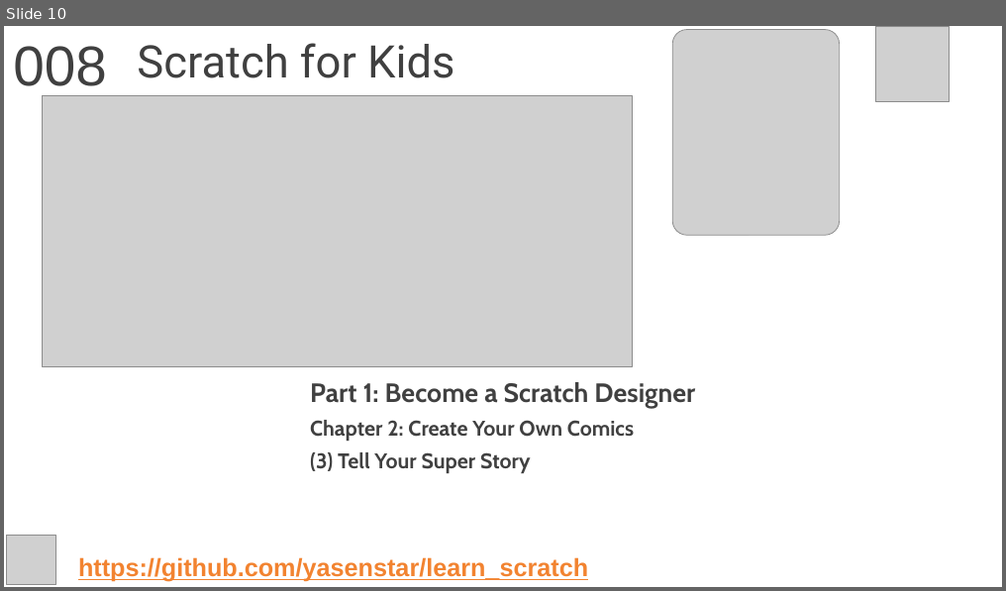
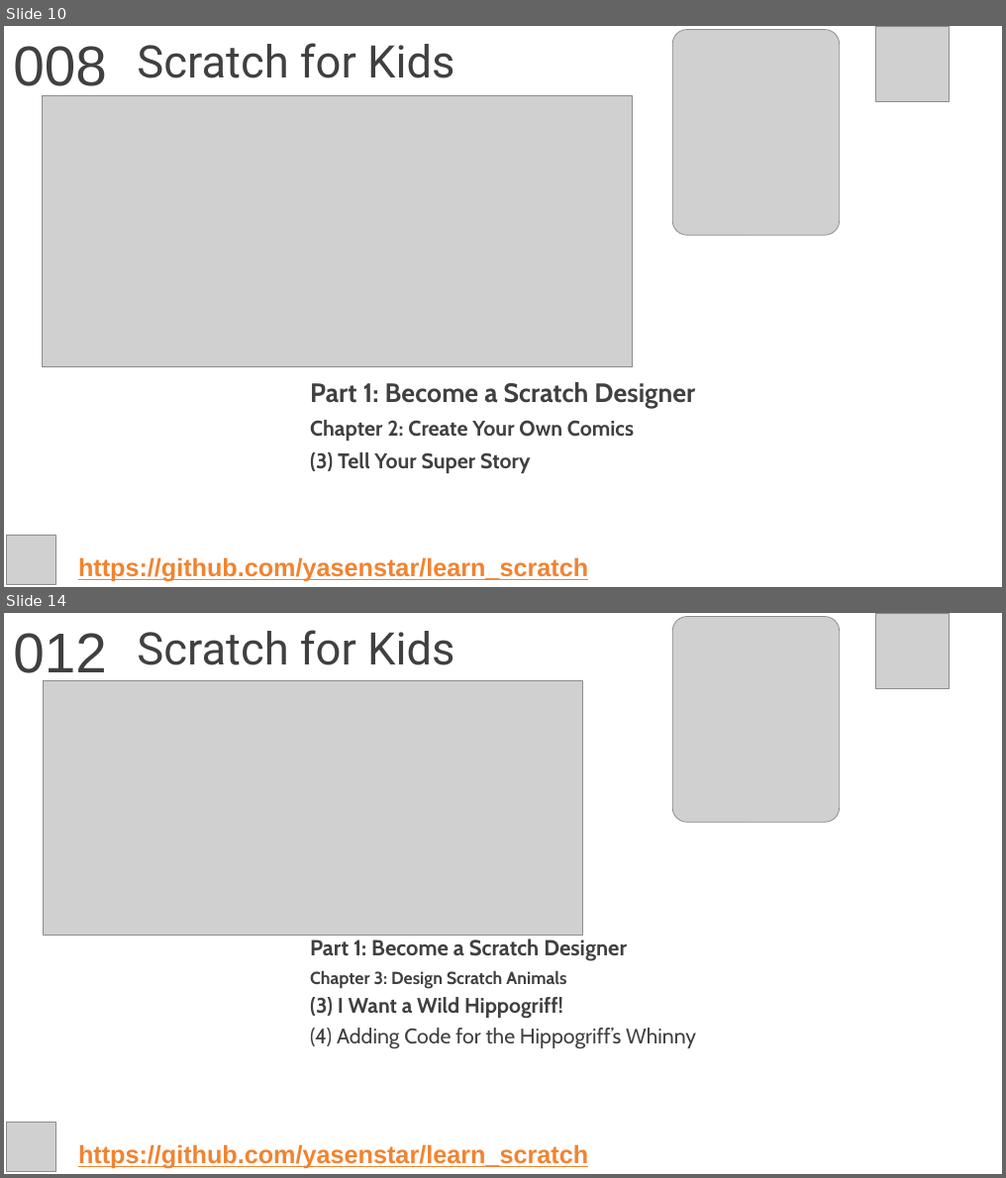
Before and after one commit to yasenstar/learn_scratch, a slide deck: scratch4kids/Scratch4Kids.pptx. Shown one above the other, each under a label of ours: slide 10 before the commit, slides 10 and 14 after it; the slides between them are not shown. The pictures are 1006x591 and 1006x1178 pixels, drawn with LibreOffice and Linux fonts; fonts in the diff are those of the drawing; grey boxes stand for pictures; background and template pictures are left out. Boxes give left, top, right and bottom in pixels: in the first picture for what was removed or moved away, otherwise in the second. Text is boxed around its words. In the diff, an @@ line names an element or a change of style, - is before the commit and + after.

Commit message:
prepare chapter 3

```diff
--- a/scratch4kids/Scratch4Kids.pptx
+++ b/scratch4kids/Scratch4Kids.pptx
@@ slide 14 added at <box>4,613,1002,1174</box>, background picture (left out) @@
@@ text added at <box>13,633,107,682</box>, 54 pt, text #404040 @@
+012
@@ title added at <box>137,630,454,665</box>, 43.2 pt, text #404040 @@
+Scratch for Kids
@@ picture added at <box>672,617,840,823</box> @@
@@ picture added at <box>876,614,949,688</box> @@
@@ picture added at <box>43,681,583,935</box> @@
@@ subtitle added at <box>310,939,696,1050</box>, 20.3 pt, text #404040, bold @@
+Part 1: Become a Scratch Designer
+Chapter 3: Design Scratch Animals
+(3) I Want a Wild Hippogriff!
+(4) Adding Code for the Hippogriff’s Whinny
@@ picture added at <box>7,1123,56,1172</box> @@
@@ text added at <box>78,1145,588,1169</box>, 24 pt, text #F28330, bold, underline @@
+https://github.com/yasenstar/learn_scratch
```
Also in this commit, not shown: 3 other slides added, 1 other file.
